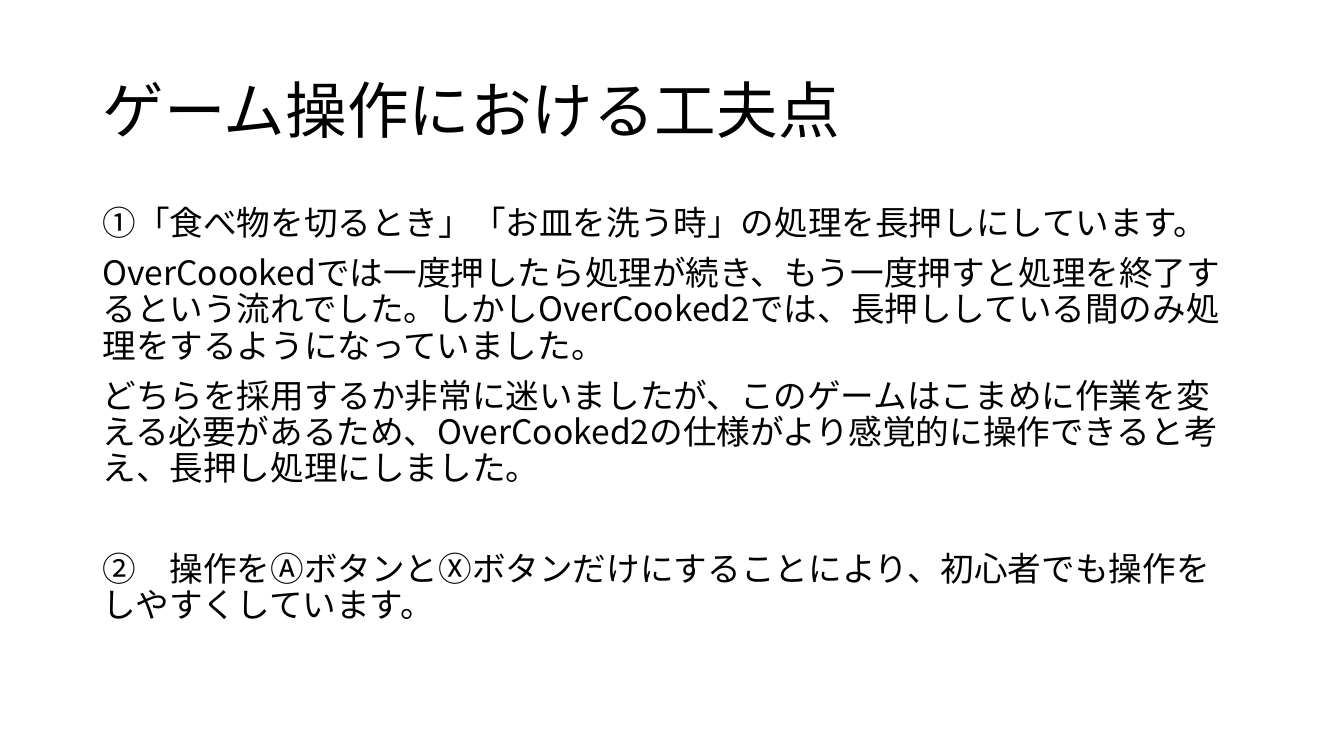
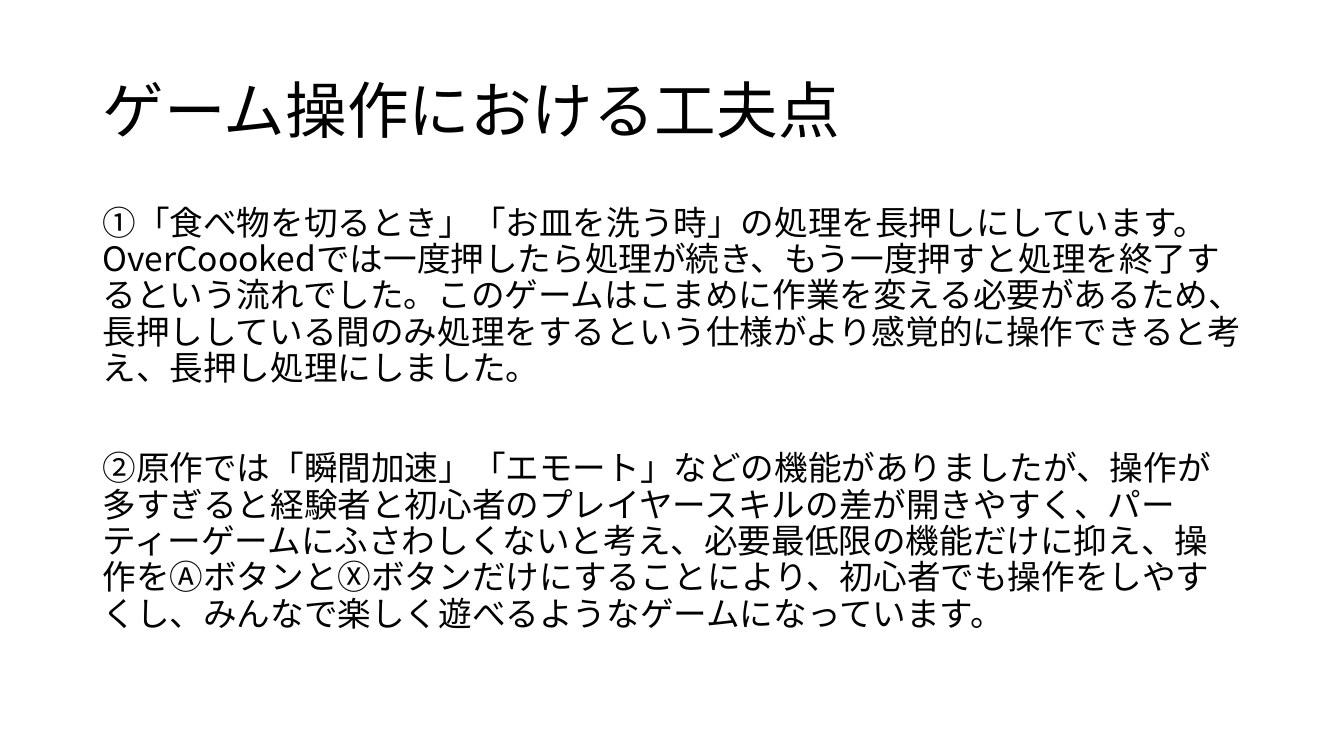
Before and after one commit to kyotento/KyotEngine, a slide deck: slide 8 of ポートフォリオ(仮).pptx. Drawn at 1344x756 pixels with LibreOffice and Linux fonts; fonts in the diff are those of the drawing. Boxes give left, top, right and bottom in pixels: in the first picture for what was removed or moved away, otherwise in the second. Text is boxed around its words. In the diff, an @@ line names an element or a change of style, - is before the commit and + after.

```diff
--- a/ポートフォリオ(仮).pptx
+++ b/ポートフォリオ(仮).pptx
@@ text at [102, 206, 1241, 629]: text changed @@
-①「食べ物を切るとき」「お皿を洗う時」の処理を長押しにしています。
-OverCoookedでは一度押したら処理が続き、もう一度押すと処理を終了するという流れでした。しかしOverCooked2では、長押ししている間のみ処理をするようになっていました。
-どちらを採用するか非常に迷いましたが、このゲームはこまめに作業を変える必要があるため、OverCooked2の仕様がより感覚的に操作できると考え、長押し処理にしました。
-② 操作をⒶボタンとⓍボタンだけにすることにより、初心者でも操作をしやすくしています。
+①「食べ物を切るとき」「お皿を洗う時」の処理を長押しにしています。OverCoookedでは一度押したら処理が続き、もう一度押すと処理を終了するという流れでした。このゲームはこまめに作業を変える必要があるため、長押ししている間のみ処理をするという仕様がより感覚的に操作できると考え、長押し処理にしました。
+②原作では「瞬間加速」「エモート」などの機能がありましたが、操作が多すぎると経験者と初心者のプレイヤースキルの差が開きやすく、パーティーゲームにふさわしくないと考え、必要最低限の機能だけに抑え、操作をⒶボタンとⓍボタンだけにすることにより、初心者でも操作をしやすくし、みんなで楽しく遊べるようなゲームになっています。
```
Also in this commit, not shown: 5 other slides changed, 1 slide added, 35 other files.
